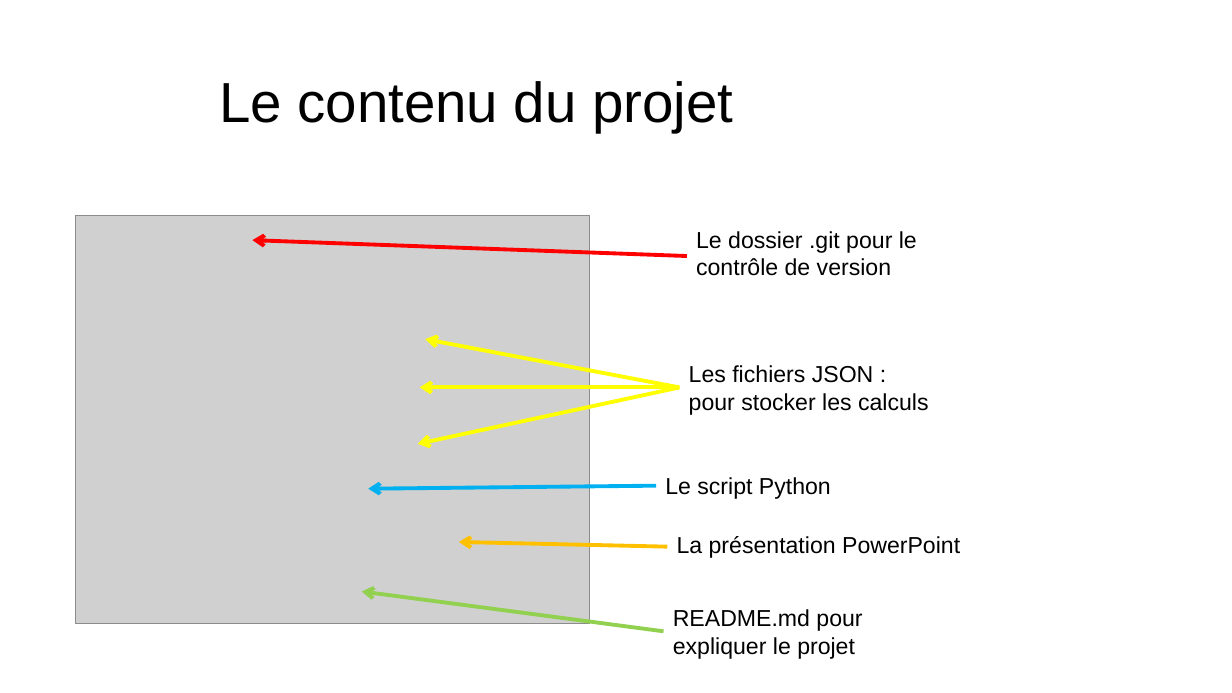
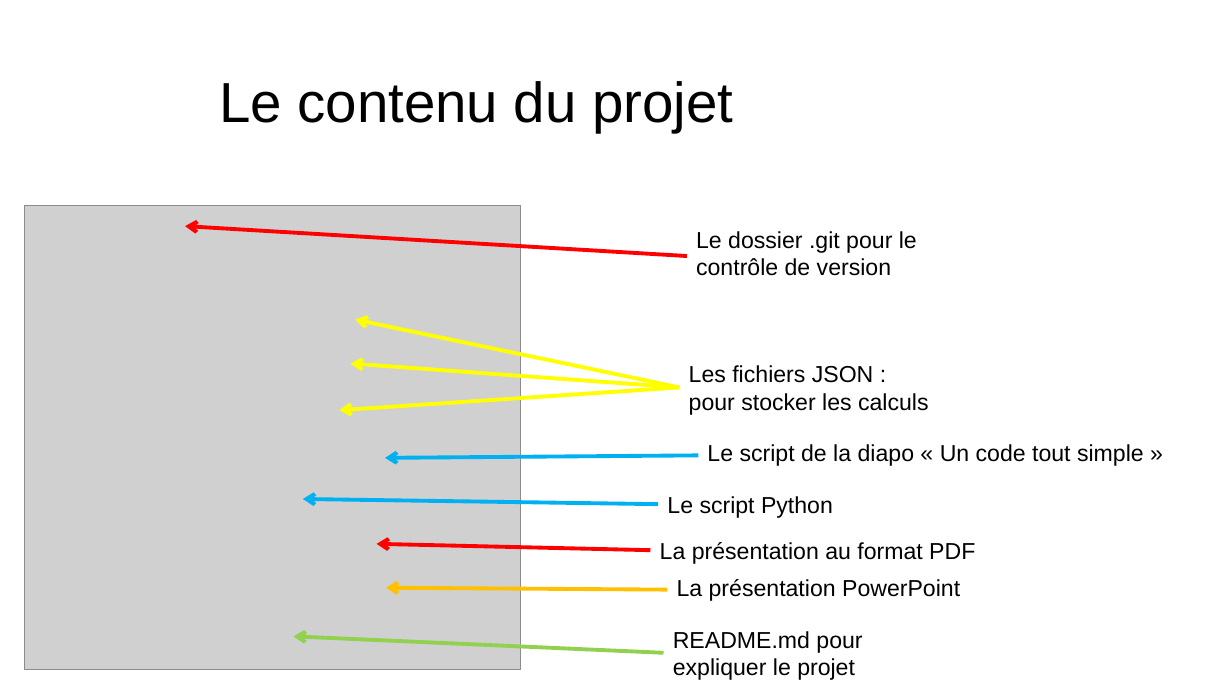
Before and after one commit to Natouche68/present-python-jeu-maths, a slide deck: slide 7 of present_python.pptx. Drawn at 1232x693 pixels with LibreOffice and Linux fonts; fonts in the diff are those of the drawing; grey boxes stand for pictures; background and template pictures are left out. Boxes give left, top, right and bottom in pixels: in the first picture for what was removed or moved away, otherwise in the second. Text is boxed around its words. In the diff, an @@ line names an element or a change of style, - is before the commit and + after.

```diff
--- a/present_python.pptx
+++ b/present_python.pptx
@@ picture: place and size @@
-picture at (76, 215, 590, 624)
+picture at (24, 205, 520, 669)
@@ arrow moved from (687, 256) - (252, 240) to (687, 256) - (185, 226) @@
@@ arrow moved from (679, 387) - (425, 339) to (679, 387) - (355, 320) @@
@@ arrow moved from (679, 387) - (418, 444) to (679, 387) - (339, 410) @@
@@ arrow moved from (679, 387) - (420, 387) to (679, 387) - (350, 363) @@
@@ text added at (707, 444, 1144, 466), 18 pt, text #000000 @@
+Le script de la diapo « Un code tout simple »
@@ arrow moved from (656, 486) - (369, 489) to (699, 456) - (385, 458) @@
@@ arrow added from (658, 505) to (303, 499), #00B0F0 3 pt @@
@@ text "Le script Python": place and size @@
-text "Le script Python" at (665, 477, 831, 499)
+text "Le script Python" at (667, 496, 833, 518)
@@ arrow added from (651, 550) to (377, 544), #FF0000 3 pt @@
@@ text added at (660, 542, 975, 564), 18 pt, text #000000 @@
+La présentation au format PDF
@@ text "La présentation PowerPoint": place and size @@
-text "La présentation PowerPoint" at (677, 536, 960, 558)
+text "La présentation PowerPoint" at (677, 579, 960, 601)
@@ arrow moved from (667, 547) - (459, 543) to (667, 590) - (386, 588) @@
@@ text "README.md pour expliquer le projet": place and size @@
-text "README.md pour expliquer le projet" at (673, 609, 862, 659)
+text "README.md pour expliquer le projet" at (673, 631, 862, 680)
@@ arrow moved from (664, 631) - (361, 592) to (664, 653) - (294, 637) @@
```
Also in this commit, not shown: 1 other file.
